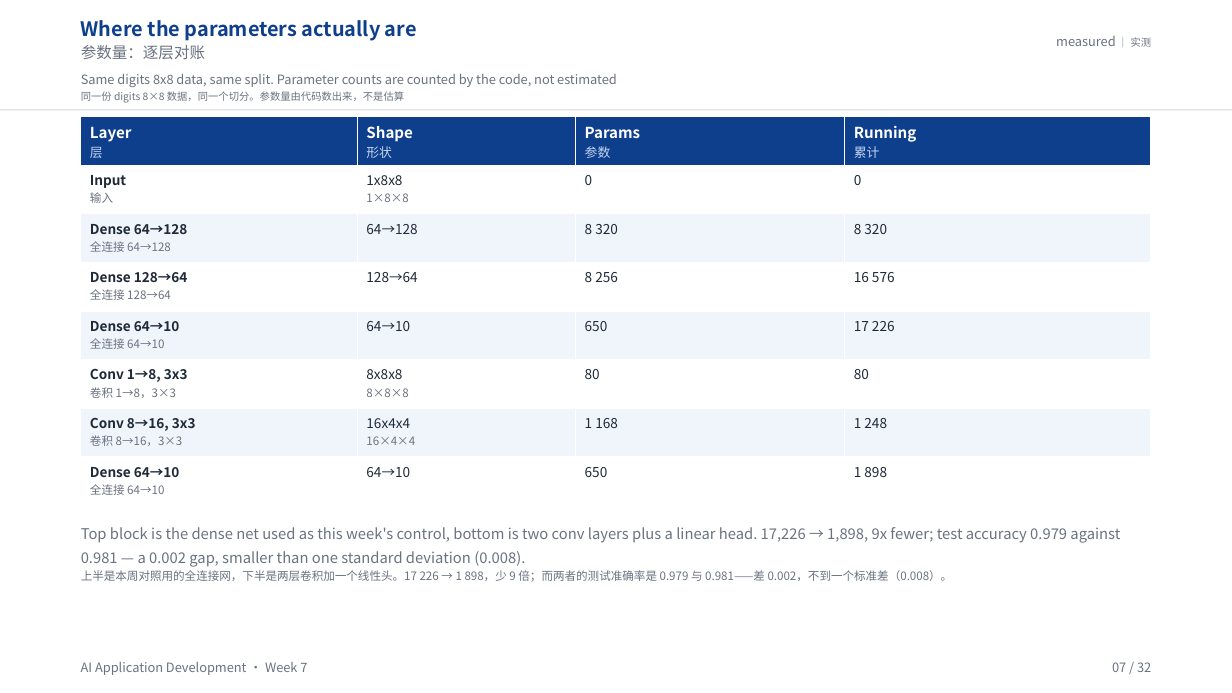
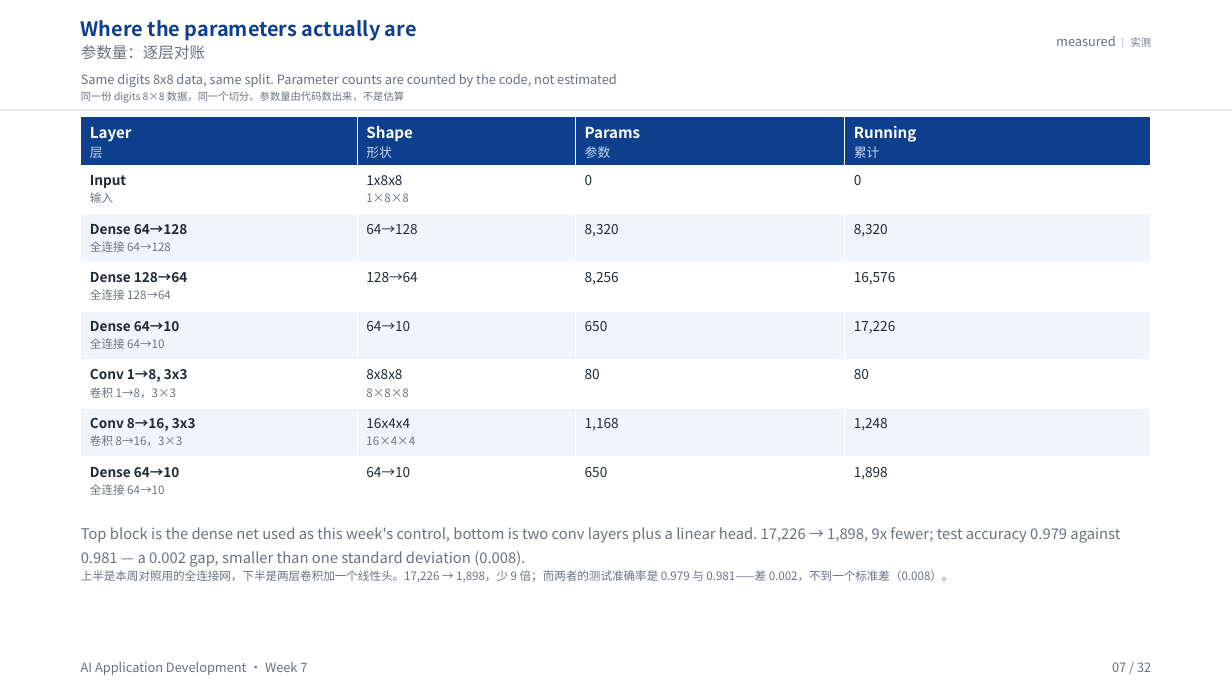
Before and after one commit to klausren/ai-application-development, a slide deck: slide 7 of lectures/week-07/lecture-bi.pptx. Drawn at 1232x693 pixels with LibreOffice and Linux fonts; fonts in the diff are those of the drawing. Boxes give left, top, right and bottom in pixels: in the first picture for what was removed or moved away, otherwise in the second. Text is boxed around its words. In the diff, an @@ line names an element or a change of style, - is before the commit and + after.

```diff
--- a/lectures/week-07/lecture-bi.pptx
+++ b/lectures/week-07/lecture-bi.pptx
@@ table at [80,116,1150,506] @@
-row 3, column 3: 8 320
+row 3, column 3: 8,320
-row 3, column 4: 8 320
+row 3, column 4: 8,320
-row 4, column 3: 8 256
+row 4, column 3: 8,256
-row 4, column 4: 16 576
+row 4, column 4: 16,576
-row 5, column 4: 17 226
+row 5, column 4: 17,226
-row 7, column 3: 1 168
+row 7, column 3: 1,168
-row 7, column 4: 1 248
+row 7, column 4: 1,248
-row 8, column 4: 1 898
+row 8, column 4: 1,898
@@ text at [81,570,954,582]: text changed @@
-上半是本周对照用的全连接网，下半是两层卷积加一个线性头。17 226 → 1 898，少 9 倍；而两者的测试准确率是 0.979 与 0.981——差 0.002，不到一个标准差（0.008）。
+上半是本周对照用的全连接网，下半是两层卷积加一个线性头。17,226 → 1,898，少 9 倍；而两者的测试准确率是 0.979 与 0.981——差 0.002，不到一个标准差（0.008）。
```
Also in this commit, not shown: 6 other slides changed, 8 other files.
